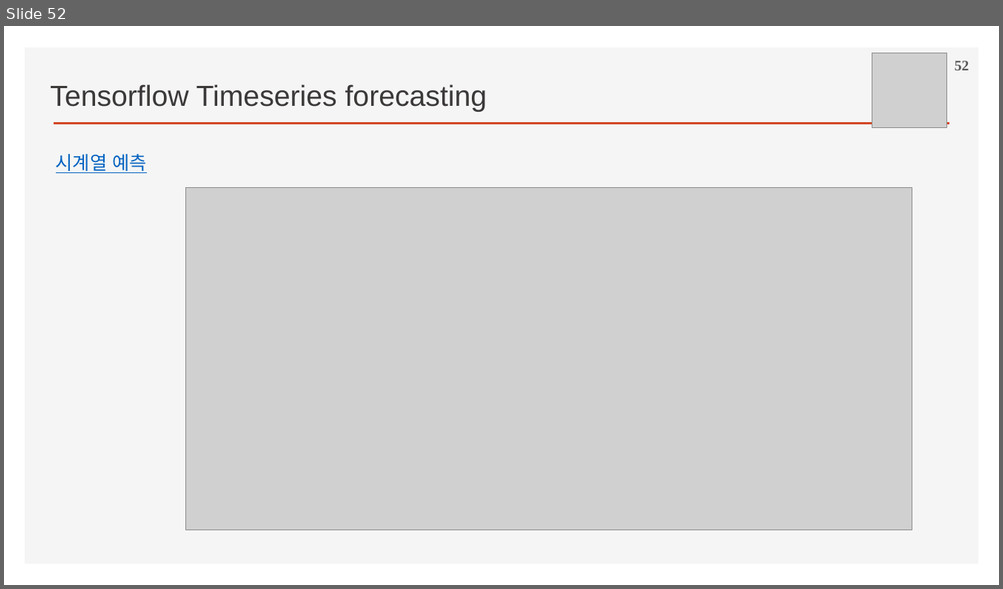
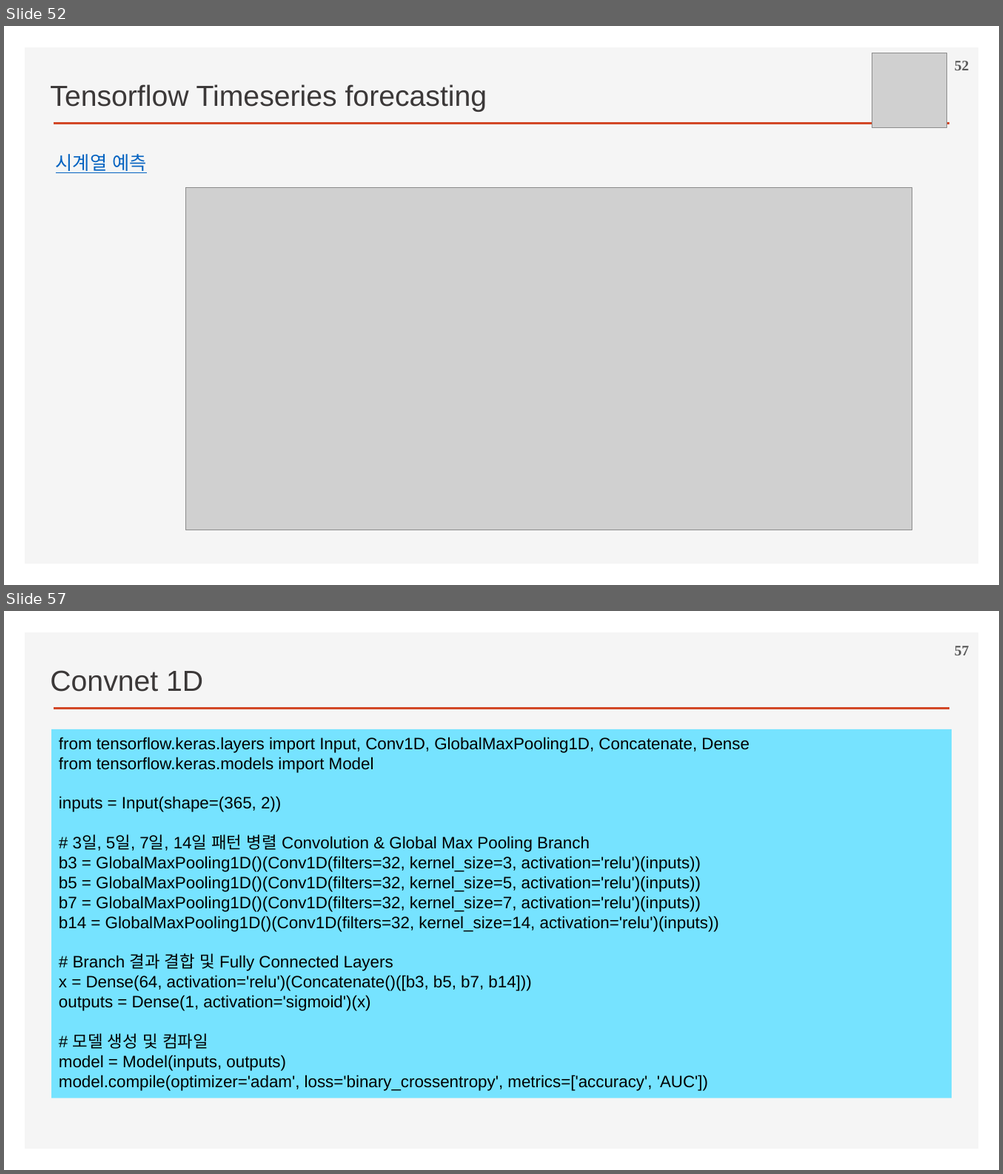
Before and after one commit to ancestor9/2026_Fall_Deep-Learning-with-Python, a slide deck: Chapter 13 Timeseries forecasting.pptx. Shown one above the other, each under a label of ours: slide 52 before the commit, slides 52 and 57 after it; the slides between them are not shown. The pictures are 1003x589 and 1003x1174 pixels, drawn with LibreOffice and Linux fonts; fonts in the diff are those of the drawing; grey boxes stand for pictures; background and template pictures are left out. Boxes give left, top, right and bottom in pixels: in the first picture for what was removed or moved away, otherwise in the second. Text is boxed around its words. In the diff, an @@ line names an element or a change of style, - is before the commit and + after.

```diff
--- a/Chapter 13 Timeseries forecasting.pptx
+++ b/Chapter 13 Timeseries forecasting.pptx
@@ slide 57 added at (4,611,999,1170), background #FFFFFF; not listed: 2 template elements that a slide beside it also shows @@
@@ page number added at (954,646,969,655), 14 pt, text #595959, bold @@
+57
@@ text added at (50,670,203,692), 28 pt, text #3B3838 @@
+Convnet 1D
@@ rectangle added at (52,729,951,1099), fill #76E3FF, 16 pt, text #000000 @@
+from tensorflow.keras.layers import Input, Conv1D, GlobalMaxPooling1D, Concatenate, Dense
+from tensorflow.keras.models import Model
+inputs = Input(shape=(365, 2))
+# 3일, 5일, 7일, 14일 패턴 병렬 Convolution & Global Max Pooling Branch
+b3 = GlobalMaxPooling1D()(Conv1D(filters=32, kernel_size=3, activation='relu')(inputs))
+b5 = GlobalMaxPooling1D()(Conv1D(filters=32, kernel_size=5, activation='relu')(inputs))
+b7 = GlobalMaxPooling1D()(Conv1D(filters=32, kernel_size=7, activation='relu')(inputs))
+b14 = GlobalMaxPooling1D()(Conv1D(filters=32, kernel_size=14, activation='relu')(inputs))
+# Branch 결과 결합 및 Fully Connected Layers
+x = Dense(64, activation='relu')(Concatenate()([b3, b5, b7, b14]))
+outputs = Dense(1, activation='sigmoid')(x)
+# 모델 생성 및 컴파일
+model = Model(inputs, outputs)
+model.compile(optimizer='adam', loss='binary_crossentropy', metrics=['accuracy', 'AUC'])
```
Also in this commit, not shown: 4 other slides added, 1 other file.
